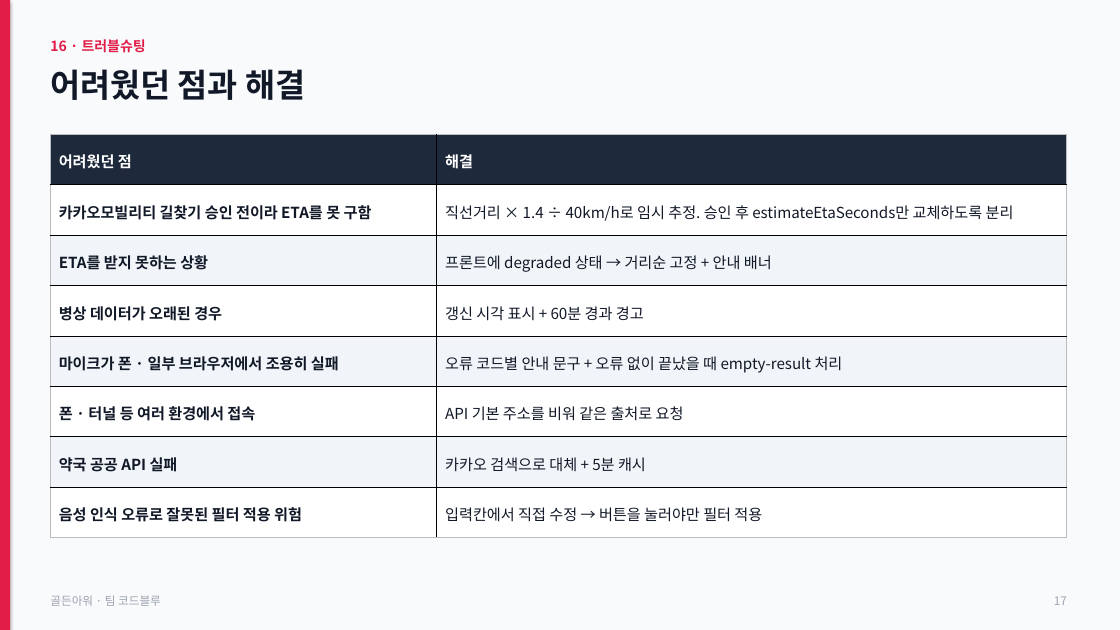
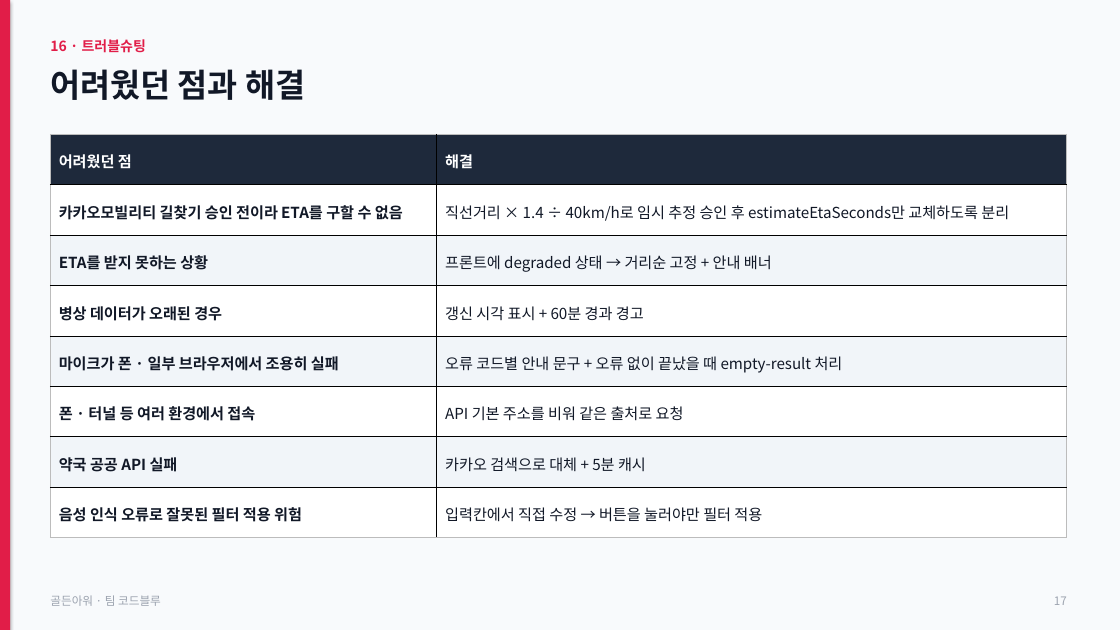
Before and after one commit to jhh1216/hourppt, a slide deck: slide 17 of golden-hour.pptx. Drawn at 1120x630 pixels with LibreOffice and Linux fonts; fonts in the diff are those of the drawing. Boxes give left, top, right and bottom in pixels: in the first picture for what was removed or moved away, otherwise in the second. Text is boxed around its words. In the diff, an @@ line names an element or a change of style, - is before the commit and + after.

```diff
--- a/golden-hour.pptx
+++ b/golden-hour.pptx
@@ table at bbox=[50, 134, 1067, 538] @@
-row 2, column 1: 카카오모빌리티 길찾기 승인 전이라 ETA를 못 구함
+row 2, column 1: 카카오모빌리티 길찾기 승인 전이라 ETA를 구할 수 없음
-row 2, column 2: 직선거리 × 1.4 ÷ 40km/h로 임시 추정. 승인 후 estimateEtaSeconds만 교체하도록 분리
+row 2, column 2: 직선거리 × 1.4 ÷ 40km/h로 임시 추정 승인 후 estimateEtaSeconds만 교체하도록 분리
```
Also in this commit, not shown: 12 other slides changed, 2 other files.
